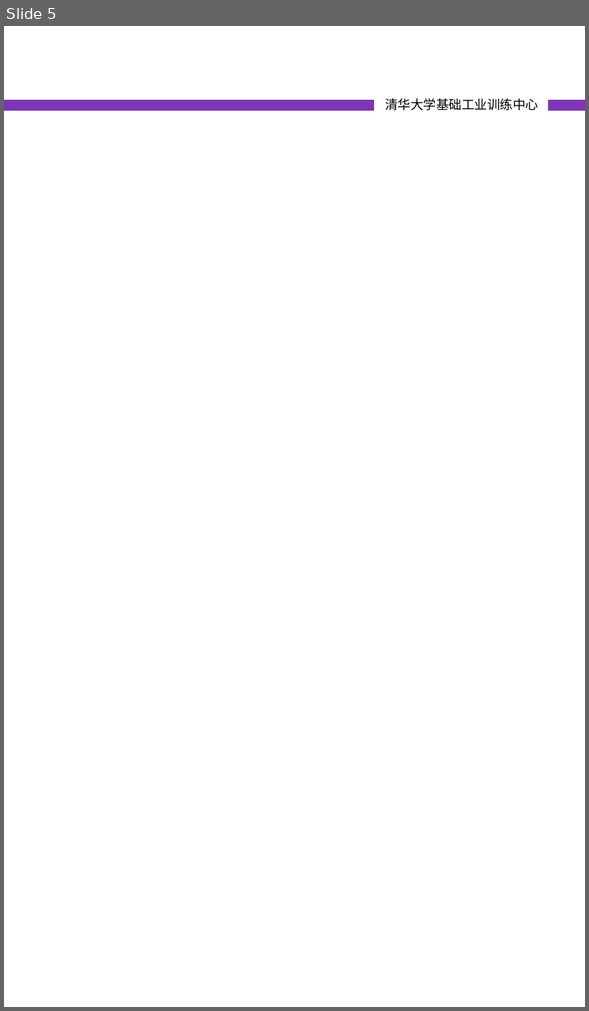
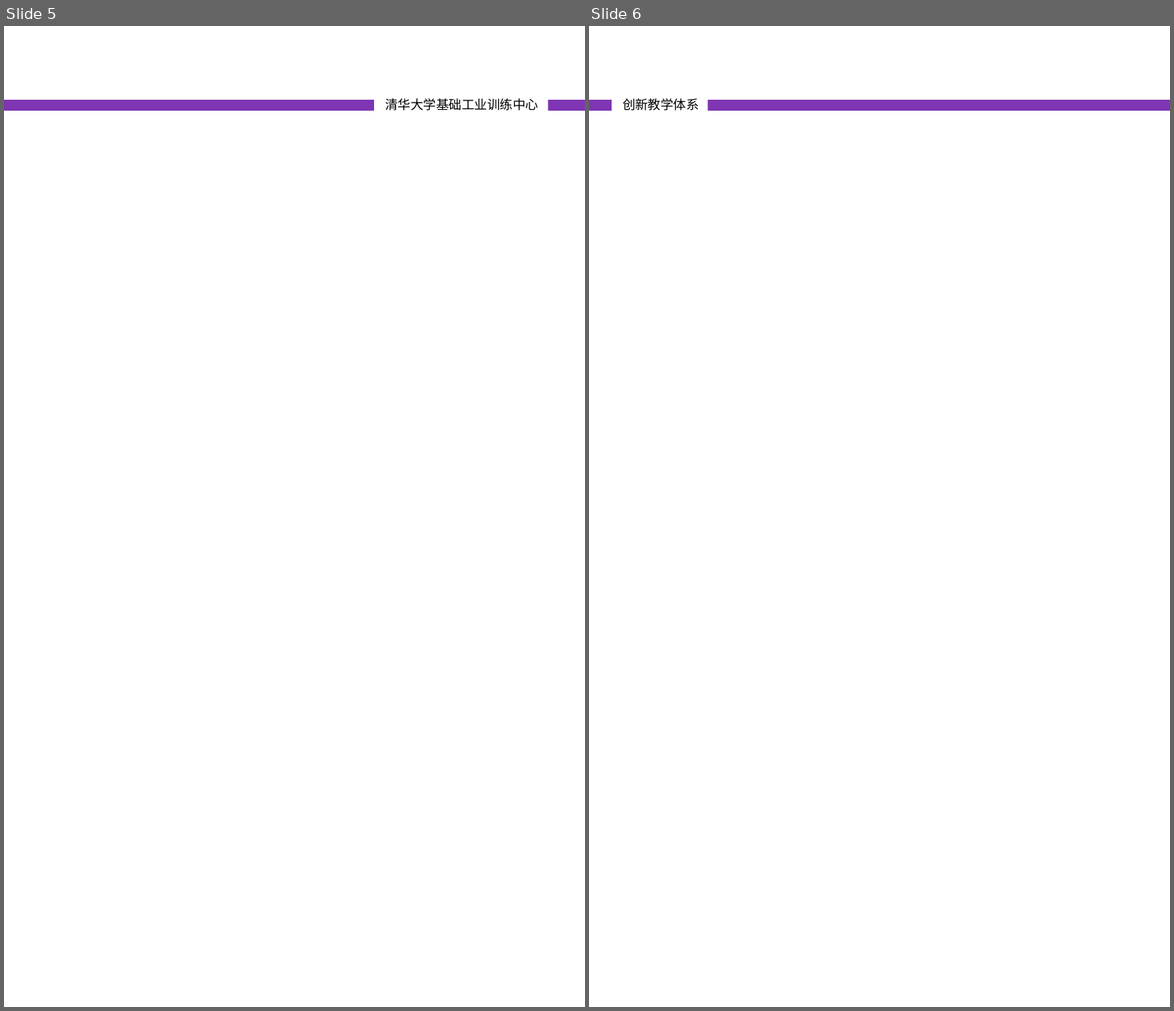
Before and after one commit to woodyme/i.center_my_workzone, a slide deck: 训练中心创客交叉融合空间建设/doc/创客交叉融合空间宣传册.pptx. Shown side by side, each under a label of ours: slide 5 before the commit, slides 5 and 6 after it. The pictures are 589x1011 and 1174x1011 pixels, drawn with LibreOffice and Linux fonts; fonts in the diff are those of the drawing. Boxes give left, top, right and bottom in pixels: in the first picture for what was removed or moved away, otherwise in the second. Text is boxed around its words. In the diff, an @@ line names an element or a change of style, - is before the commit and + after.

```diff
--- a/训练中心创客交叉融合空间建设/doc/创客交叉融合空间宣传册.pptx
+++ b/训练中心创客交叉融合空间建设/doc/创客交叉融合空间宣传册.pptx
@@ slide 6 added at [589, 26, 1170, 1007], background #FFFFFF; not listed: 1 template element that a slide beside it also shows @@
@@ text added at [623, 98, 699, 111], 10 pt, text #000000 @@
+创新教学体系
```
Also in this commit, not shown: 5 slides changed, 7 other slides added, 3 slides removed, 1 other file.
